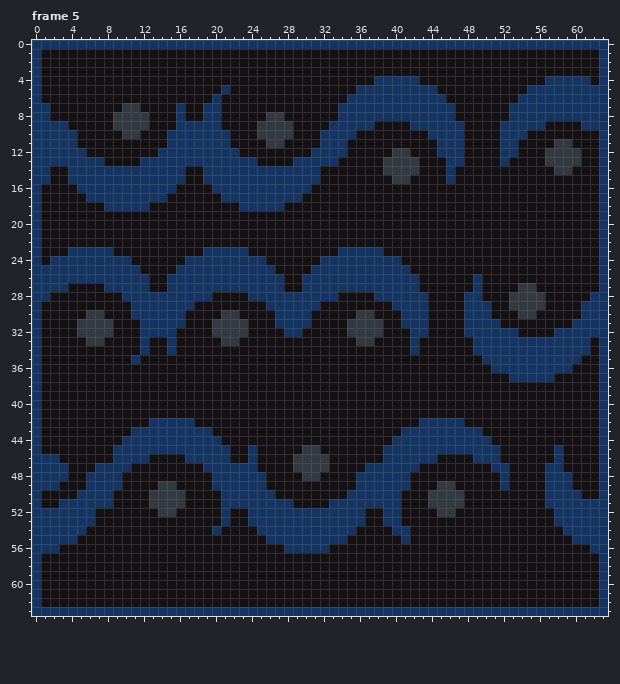
One commit to this pixel-art file: Ase/tiles.aseprite. Above: the version before the commit.
64x64 pixels, 7 frames. Shown: frame 5. The commit also changed other frames, which this record leaves out.
Now the later version:
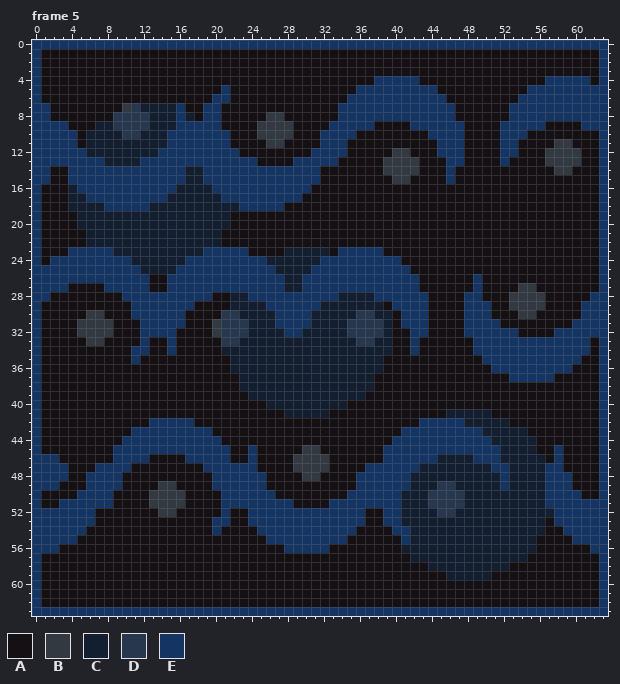
Palette (. is transparent): A #141013  B #333941  C #141e31  D #27374e  E #143464
Diff:
layer "Layer 2" opacity 100% -> 38%
Changed rows in their new state; - is an unchanged pixel.
Frame 5, layers "Layer 2", "Layer 1":
first column x 4:
 6 -----------------E------------------------------------
 7 -------DCCCC------------------------------------------
 8 -----DDDDCCC-C----------------------------------------
 9 ---CCDDDDCCC------------------------------------------
10 --CCCCDDCCC-------------------------------------------
11 --CCCCCCCCC-------------------------------------------
12 --CCCCCCCC--------------------------------------------
13 ----CCCC----------------------------------------------
14 -------------CC---------------------------------------
15 -------------CC---------------------------------------
16 C-----------CCCC--------------------------------------
17 CC---------CCCCCC-------------------------------------
18 CCCC-----CCCCCCCCCC-----------------------------------
19 -CCCCCCCCCCCCCCCCC------------------------------------
20 -CCCCCCCCCCCCCCCCC------------------------------------
21 --CCCCCCCCCCCCCCC-------------------------------------
22 --CCCCCCCCCCCCCCC-------------------------------------
23 -----CCCCCCCCCC---------CCCCC-------------------------
24 -------CCCCCC---------CCCCCC--------------------------
25 --------CCCC-----------CCCC---------------------------
26 ------------------------CC----------------------------
27 ------------------------CC----------------------------
28 ------------------CC----------CCCC--------------------
29 ------------------CCCC------CCCCCCC-------------------
30 -----------------DDCCCC----CCCCCDDCC------------------
31 -----------------DDDCCC----CCCCDDDDC------------------
32 -----------------DDDCCCC--CCCCCDDDDC------------------
33 -----------------DDCCCCCCCCCCCCCDDCC------------------
34 -------E---------CCCCCCCCCCCCCCCCCCC------------------
35 ------------------CCCCCCCCCCCCCCCCC-------------------
36 ------------------CCCCCCCCCCCCCCCCC-------------------
37 -------------------CCCCCCCCCCCCCCC--------------------
38 -------------------CCCCCCCCCCCCCCC--------------------
39 --------------------CCCCCCCCCCCCC---------------------
40 ----------------------CCCCCCCCC-----------------------
41 ------------------------CCCCC-------------CCCCC-------
42 --------------------------------------------CCCCC-----
43 ----------------------------------------------CCCCC---
44 -----------------------------------------------CCCCC--
45 ------------------------------------------------CCCC--
46 -----------------------------------------CCCC---CCCCC-
47 ---------------------------------------CCCCCCCC--CCCC-
48 --------------------------------------CCCCCCCCCC-CCCC-
49 --------------------------------------CCCDDCCCCC-CCCC-
50 -------------------------------------CCCDDDDCCCCCCCCC-
51 -------------------------------------CCCDDDDCCCCCCCCC-
52 -------------------------------------CCCCDDCCCCCCCCCCC
53 ----------------E--------------------CCCCCCCCCCCCCCCC-
54 --------------------------------------CCCCCCCCCCCCCCC-
55 --------------------------------------CCCCCCCCCCCCCC--
56 -------------------------------------CCCCCCCCCCCCCCC--
57 --------------------------------------CCCCCCCCCCCCC---
58 ----------------------------------------CCCCCCCCC-----
59 ------------------------------------------CCCCC-------
Boxes around the changes in both pictures, in picture pixels (x1, y1, x2, y2):
changed: (221, 94, 230, 103)
changed: (68, 103, 392, 418)
changed: (401, 409, 554, 580)
changed: (212, 517, 221, 526)
